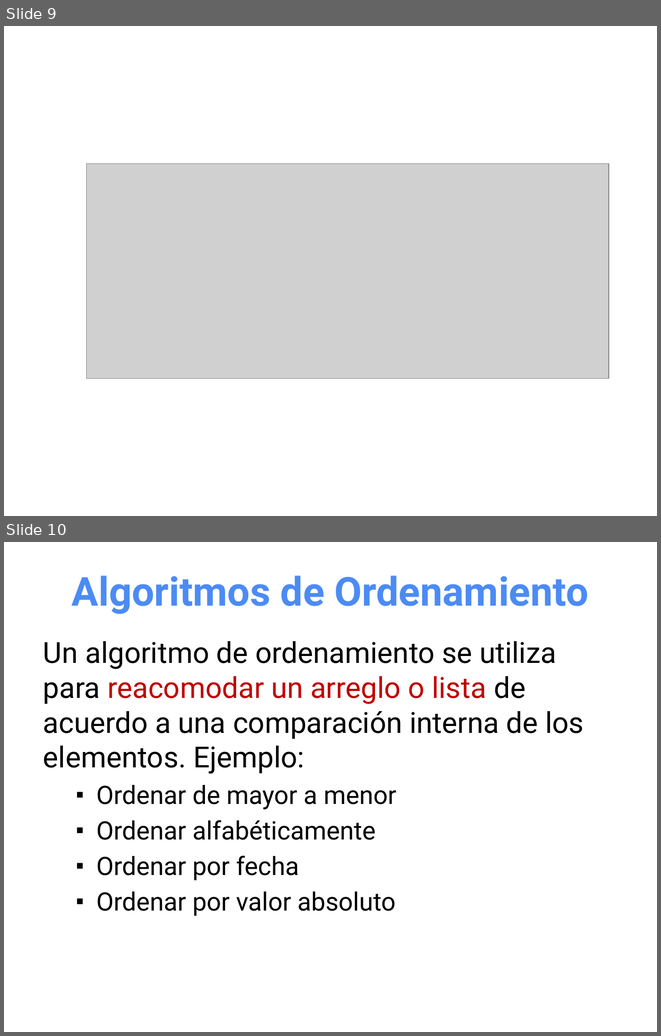
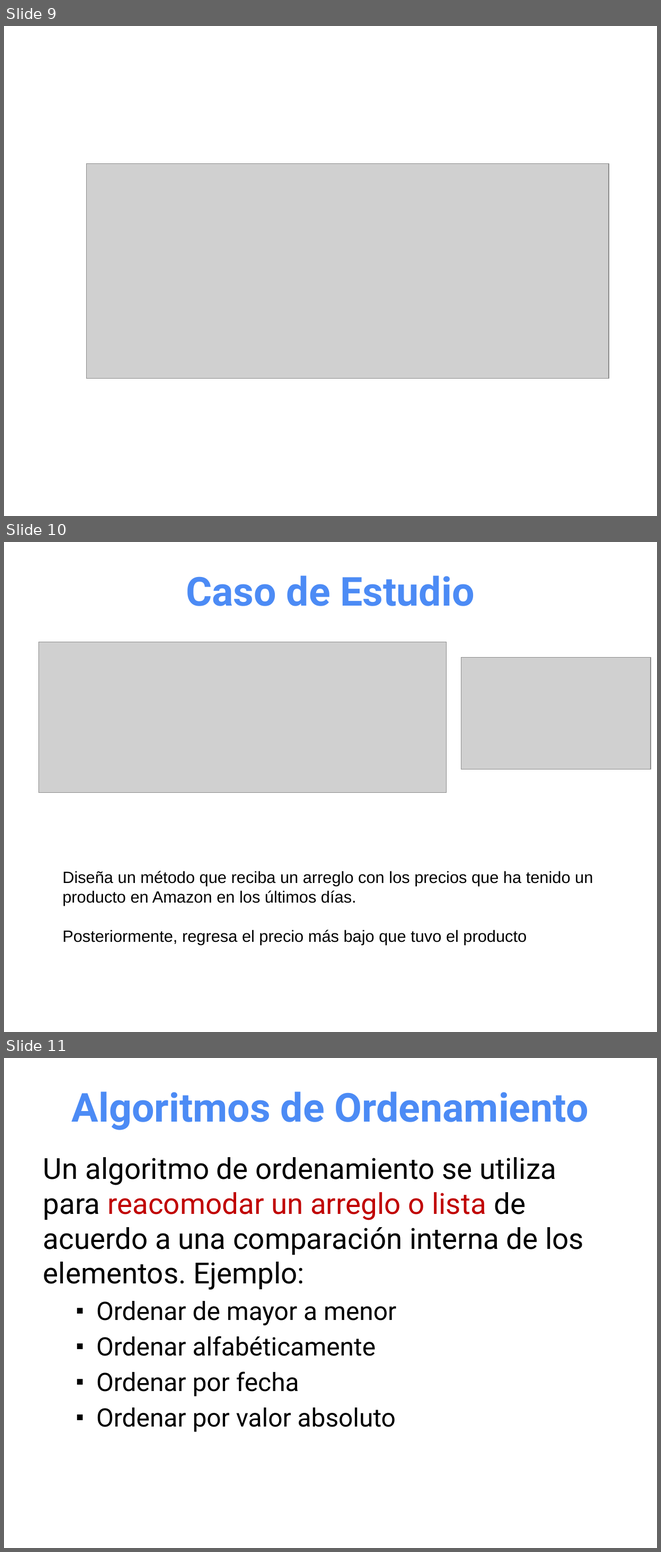
Before and after one commit to OMardil/INFO2_2021, a slide deck: M02_Algoritmos_de_ordenamiento_y_busqueda/01 Presentacion/MOD2-Ordenamiento_y_Busqueda.pptx. Shown one above the other, each under a label of ours: slides 9 and 10 before the commit, slides 9, 10 and 11 after it. The pictures are 661x1036 and 661x1552 pixels, drawn with LibreOffice and Linux fonts; fonts in the diff are those of the drawing; grey boxes stand for pictures. Boxes give left, top, right and bottom in pixels: in the first picture for what was removed or moved away, otherwise in the second. Text is boxed around its words. In the diff, an @@ line names an element or a change of style, - is before the commit and + after.

```diff
--- a/M02_Algoritmos_de_ordenamiento_y_busqueda/01 Presentacion/MOD2-Ordenamiento_y_Busqueda.pptx
+++ b/M02_Algoritmos_de_ordenamiento_y_busqueda/01 Presentacion/MOD2-Ordenamiento_y_Busqueda.pptx
@@ slide 10 added at box(4, 542, 657, 1032), background #FFFFFF @@
@@ title added at box(186, 575, 474, 606), 44 pt, text #4C8BF5, bold @@
+Caso de Estudio
@@ picture added at box(38, 642, 446, 793) @@
@@ picture added at box(461, 658, 651, 769) @@
@@ text added at box(62, 871, 593, 944), 18 pt, text #000000 @@
+Diseña un método que reciba un arreglo con los precios que ha tenido un producto en Amazon en los últimos días.
+Posteriormente, regresa el precio más bajo que tuvo el producto
@@ what was slide 10 is now slide 11 @@
```
Also in this commit, not shown: 34 other files.
